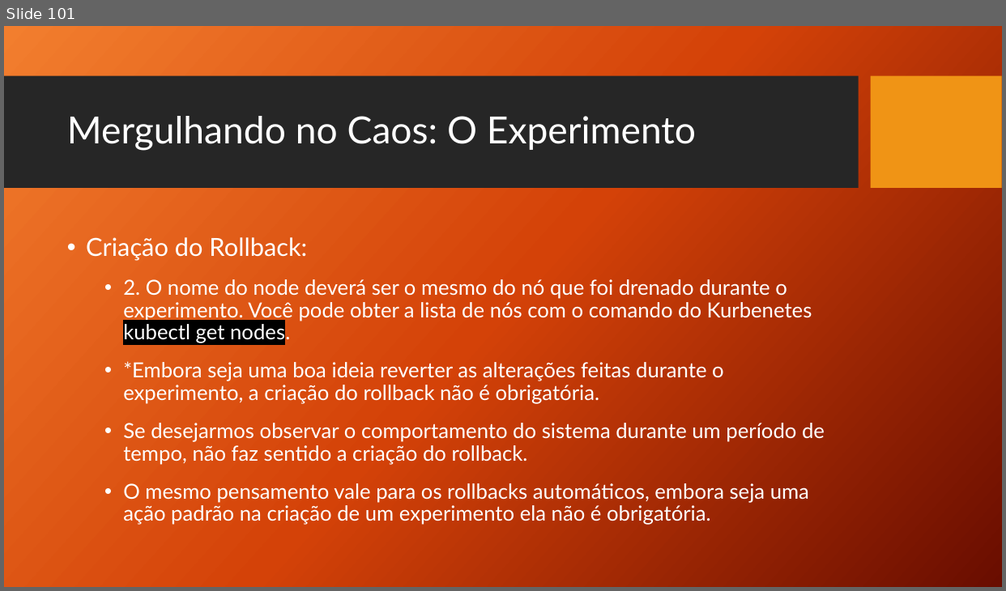
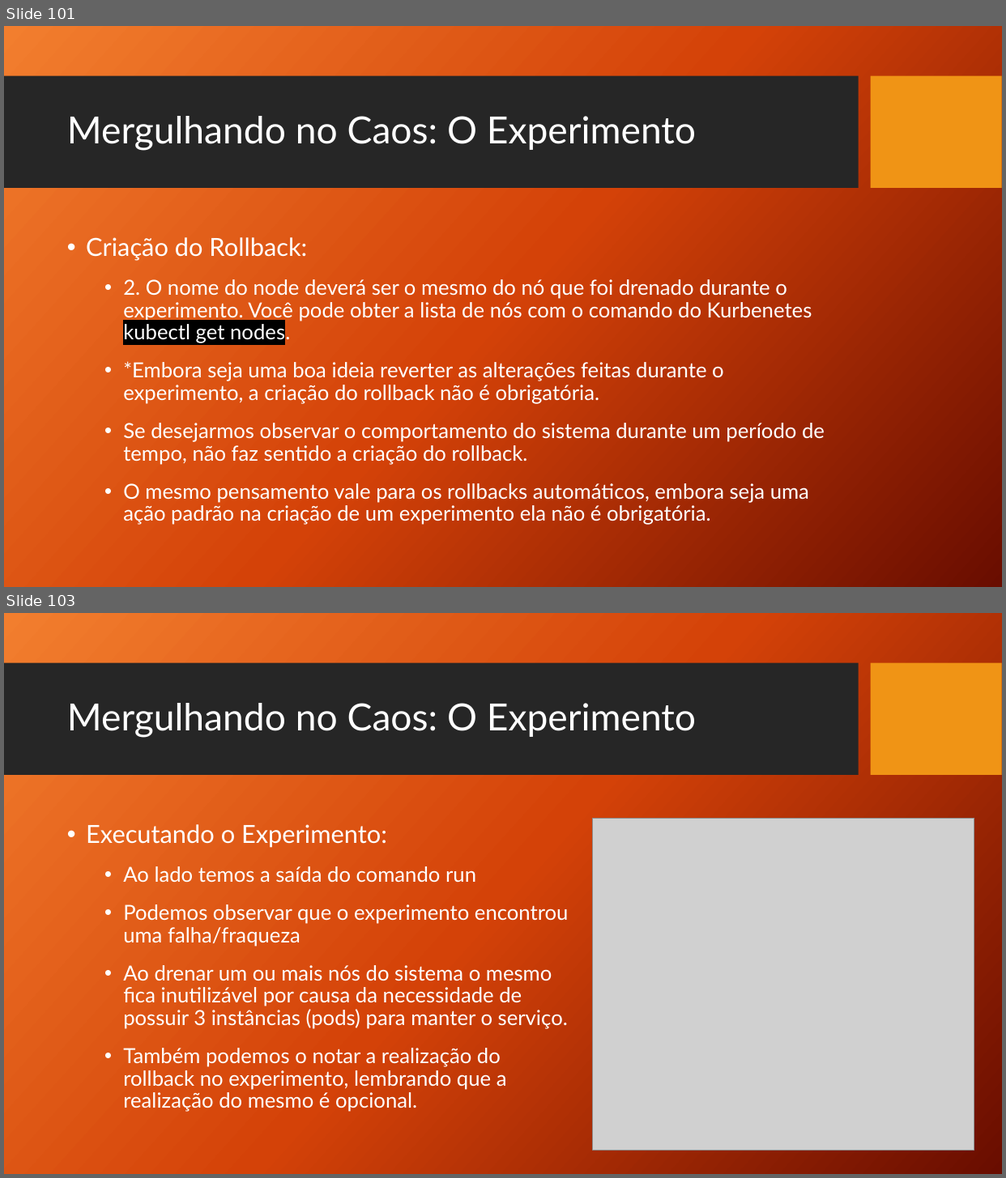
Before and after one commit to TCC-Chaos-Engineering/docs-chaos-engineering, a slide deck: docs/Chaos Engineering - Das Hipoteses aos Testes.pptx. Shown one above the other, each under a label of ours: slide 101 before the commit, slides 101 and 103 after it; the slides between them are not shown. The pictures are 1006x591 and 1006x1178 pixels, drawn with LibreOffice and Linux fonts; fonts in the diff are those of the drawing; grey boxes stand for pictures; background and template pictures are left out. Boxes give left, top, right and bottom in pixels: in the first picture for what was removed or moved away, otherwise in the second. Text is boxed around its words. In the diff, an @@ line names an element or a change of style, - is before the commit and + after.

Commit message:
Finaliza rollbacks e Kurbenetes Disruption Budget

```diff
--- a/docs/Chaos Engineering - Das Hipoteses aos Testes.pptx
+++ b/docs/Chaos Engineering - Das Hipoteses aos Testes.pptx
@@ slide 103 added at [4, 613, 1002, 1174], background picture (left out); not listed: 2 template elements that a slide beside it also shows @@
@@ title added at [67, 703, 696, 738], 36 pt, text #FFFFFF @@
+Mergulhando no Caos: O Experimento
@@ text added at [86, 824, 569, 1112], 20 pt, text #FFFFFF @@
+• Executando o Experimento:
+  • Ao lado temos a saída do comando run
+  • Podemos observar que o experimento encontrou uma falha/fraqueza
+  • Ao drenar um ou mais nós do sistema o mesmo fica inutilizável por causa da necessidade de possuir 3 instâncias (pods) para manter o serviço.
+  • Também podemos o notar a realização do rollback no experimento, lembrando que a realização do mesmo é opcional.
@@ picture added at [593, 818, 975, 1151] @@
```
Also in this commit, not shown: 1 slide changed, 30 other slides added.
